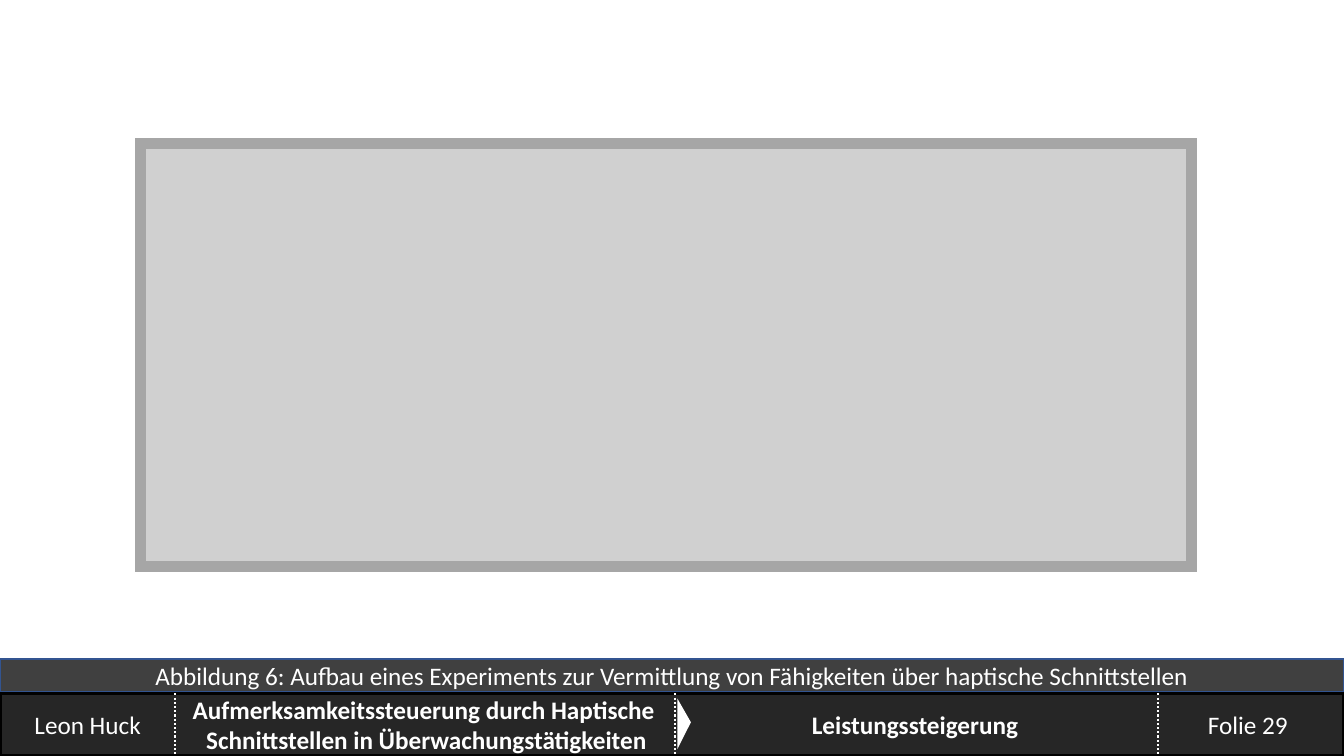
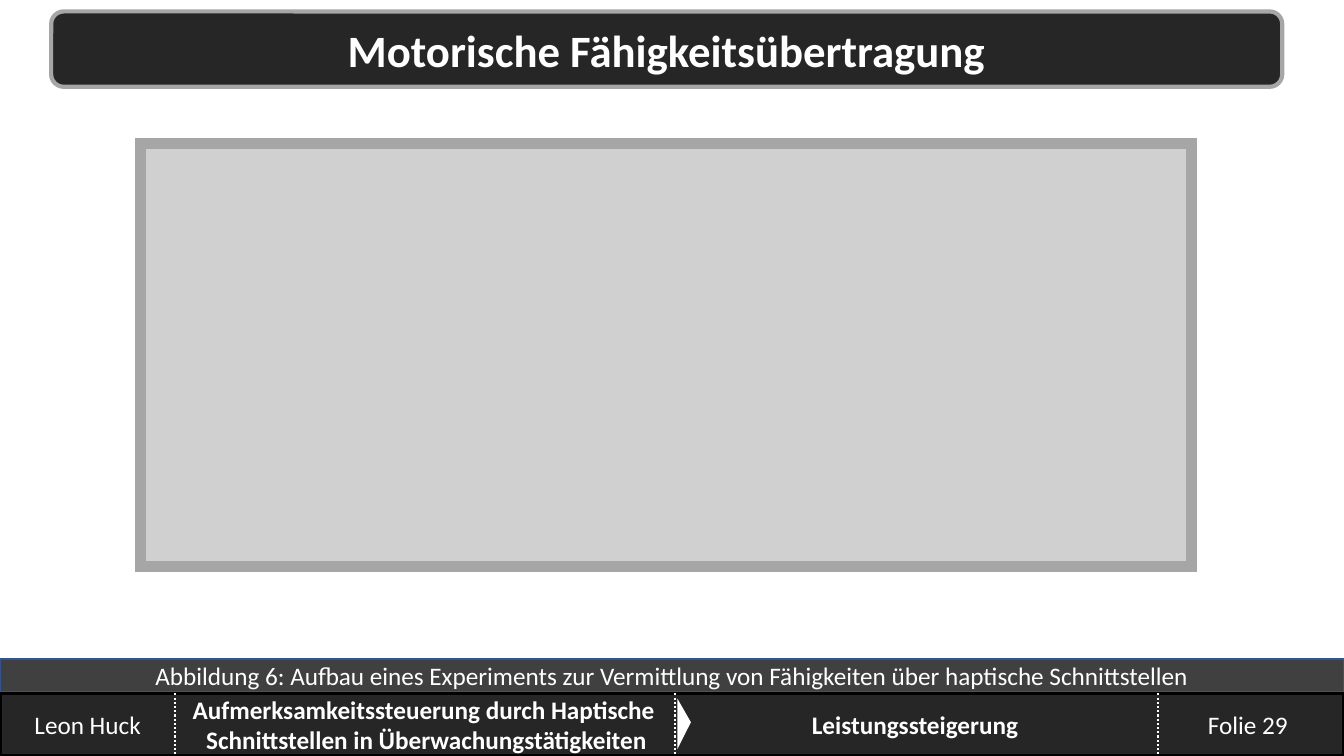
Before and after one commit to SaturnnrutaS/Proseminar-Mobile-Computing, a slide deck: slide 29 of 3 - Präsentation/Proseminar - Arbeitspräsentation.pptx. Drawn at 1344x756 pixels with LibreOffice and Linux fonts; fonts in the diff are those of the drawing; grey boxes stand for pictures; background and template pictures are left out. Boxes give left, top, right and bottom in pixels: in the first picture for what was removed or moved away, otherwise in the second. Text is boxed around its words. In the diff, an @@ line names an element or a change of style, - is before the commit and + after.

```diff
--- a/3 - Präsentation/Proseminar - Arbeitspräsentation.pptx
+++ b/3 - Präsentation/Proseminar - Arbeitspräsentation.pptx
@@ rounded rectangle added at box(51, 11, 1282, 87), fill #262626, outline #A6A6A6 3 pt, 32 pt, text #FFFFFF, bold @@
+Motorische Fähigkeitsübertragung
```
Also in this commit, not shown: 7 other slides changed, 1 slide removed, 4 other files.
